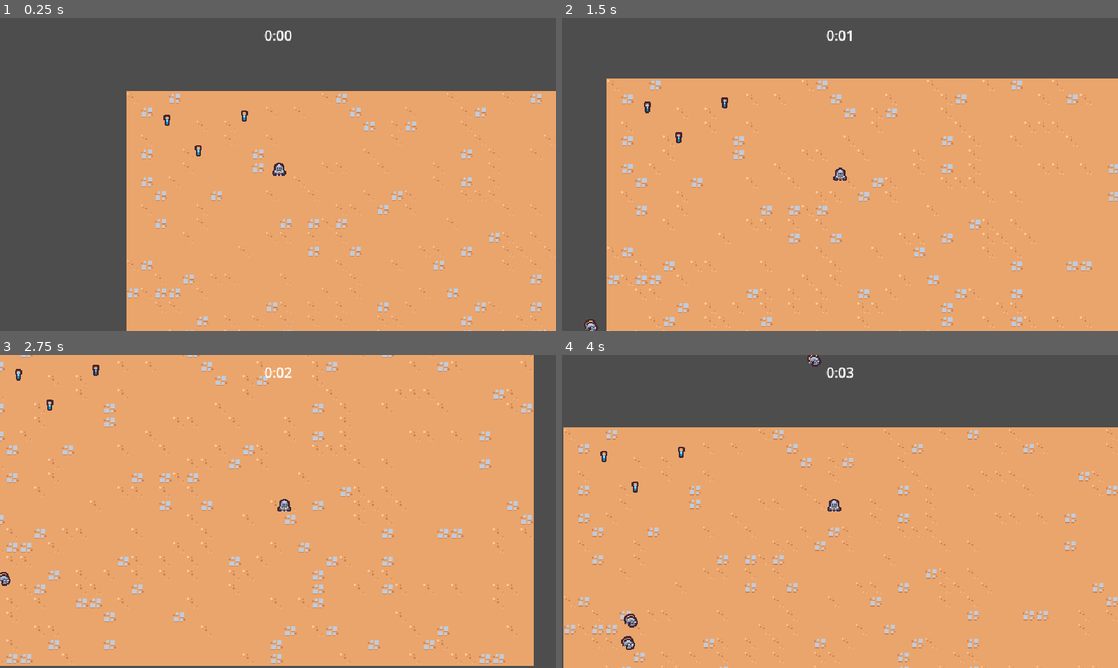
Above: before the commit, frames 1-4 (two rows, left to right).
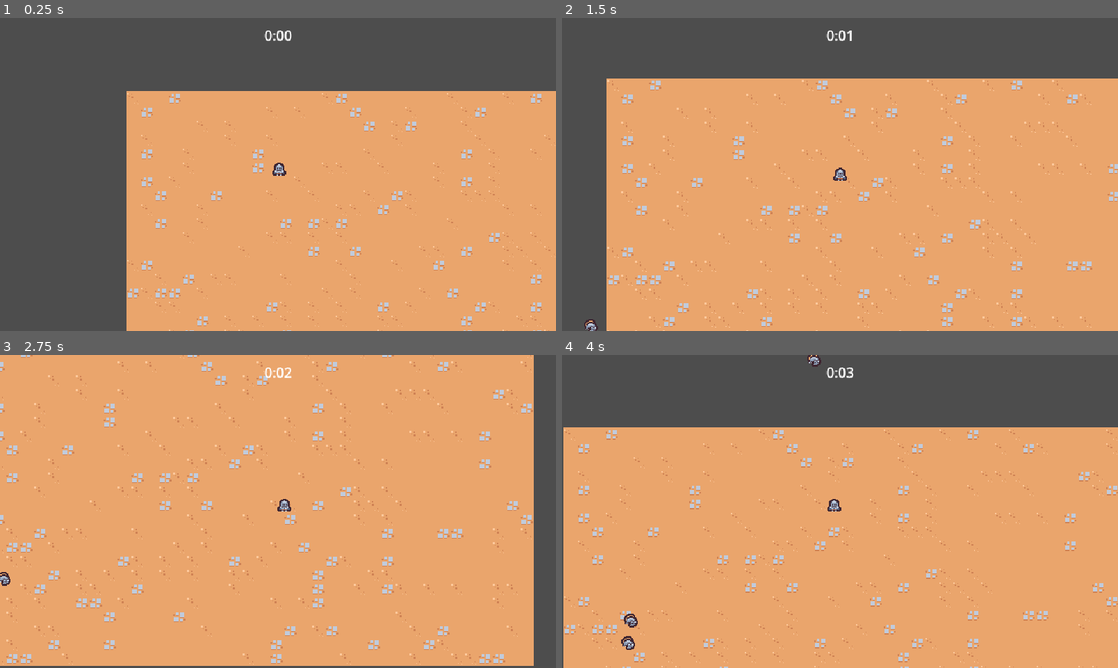
Above: after the commit, the same moments.

Repository: yueqianjian/survivors
Game: Godot game, scene res://scenes/main/main.tscn
Same seed, same stepped clock (60 frames per second), same inputs: the game is played once before the commit and once after it.
Inputs:
- Up to frame 1 (0.25 s): no input
- Up to frame 2 (1.5 s): hold D (move_right) 0.53-1.28 s; hold S (move_down) from 1.28 s (still down)
- Up to frame 3 (2.75 s): release S (move_down) at 2.03 s; hold D (move_right) from 2.03 s (still down)
- Up to frame 4 (4 s): release D (move_right) at 2.78 s; hold W (move_up) 2.78-3.53 s; hold A (move_left) from 3.53 s (still down)

The runs differ from the first frame. In frame 1, 0.1% of the frame differs, in the area x 29-45%, y 29-45%; in frame 2, 0.1%, in the area x 14-30%, y 25-40%; in frame 3, 0.1%; in frame 4, 0.1%.

Commit message:
item drop

Diff:
--- /dev/null
+++ b/scenes/components/health_component.gd
@@ -0,0 +1,23 @@
+extends Node
+
+class_name HealthComponent
+
+signal died
+
+@export var max_health: float = 10
+var current_health: float
+
+
+func _ready():
+	current_health = max_health
+
+
+func damage(damage_amount: float):
+	current_health = max(current_health - damage_amount, 0)
+	Callable(checkDeath).call_deferred()
+
+
+func checkDeath():
+	if current_health == 0:
+		died.emit()
+		owner.queue_free()
--- /dev/null
+++ b/scenes/components/health_component.tscn
@@ -0,0 +1,6 @@
+[gd_scene load_steps=2 format=3 uid="uid://dosq5swicn2hq"]
+
+[ext_resource type="Script" path="res://scenes/components/health_component.gd" id="1_eq7in"]
+
+[node name="HealthComponent" type="Node"]
+script = ExtResource("1_eq7in")
--- /dev/null
+++ b/scenes/components/vial_drop_component.gd
@@ -0,0 +1,24 @@
+extends Node
+
+@export_range(0, 1) var drop_percent: float = 0.5
+@export var vial_scene: PackedScene
+@export var health_component: Node
+
+
+func _ready():
+	(health_component as HealthComponent).died.connect(on_died)
+
+
+func on_died():
+	if randf() < drop_percent:
+		return
+
+	if vial_scene == null:
+		return
+
+	if not owner is Node2D:
+		return
+
+	var vial_instance = vial_scene.instantiate() as Node2D
+	owner.get_parent().add_child(vial_instance)
+	vial_instance.global_position = (owner as Node2D).global_position
--- /dev/null
+++ b/scenes/components/vial_drop_component.tscn
@@ -0,0 +1,6 @@
+[gd_scene load_steps=2 format=3 uid="uid://dcou8fwl75qeq"]
+
+[ext_resource type="Script" path="res://scenes/components/vial_drop_component.gd" id="1_se2km"]
+
+[node name="VialDropComponent" type="Node"]
+script = ExtResource("1_se2km")
--- a/scenes/game_object/basic_enemy/basic_enemy.gd
+++ b/scenes/game_object/basic_enemy/basic_enemy.gd
@@ -1,4 +1,6 @@
 extends CharacterBody2D
+
+@onready var health_copment: HealthComponent = $HealthComponent
 
 const MAX_SPEED = 40
 
@@ -16,4 +18,4 @@
 
 
 func _on_area_2d_area_entered(area):
-	queue_free()
+	health_copment.damage(100)
--- a/scenes/game_object/basic_enemy/basic_enemy.tscn
+++ b/scenes/game_object/basic_enemy/basic_enemy.tscn
@@ -1,7 +1,10 @@
-[gd_scene load_steps=5 format=3]
+[gd_scene load_steps=8 format=3 uid="uid://3x1mpk1bx162"]
 
 [ext_resource type="Texture2D" uid="uid://52hc07lpghu3" path="res://scenes/game_object/basic_enemy/basic_enemy.png" id="1_8ds36"]
 [ext_resource type="Script" path="res://scenes/game_object/basic_enemy/basic_enemy.gd" id="1_hjqwa"]
+[ext_resource type="PackedScene" uid="uid://dosq5swicn2hq" path="res://scenes/components/health_component.tscn" id="2_k84v0"]
+[ext_resource type="PackedScene" uid="uid://dcou8fwl75qeq" path="res://scenes/components/vial_drop_component.tscn" id="3_7283y"]
+[ext_resource type="PackedScene" uid="uid://dx55ativj2coi" path="res://scenes/game_object/experience_vial/experience_vial.tscn" id="4_hj3go"]
 
 [sub_resource type="CircleShape2D" id="CircleShape2D_fk788"]
 radius = 12.0
@@ -15,6 +18,12 @@
 motion_mode = 1
 script = ExtResource("1_hjqwa")
 metadata/_edit_group_ = true
+
+[node name="HealthComponent" parent="." instance=ExtResource("2_k84v0")]
+
+[node name="VialDropComponent" parent="." node_paths=PackedStringArray("health_component") instance=ExtResource("3_7283y")]
+vial_scene = ExtResource("4_hj3go")
+health_component = NodePath("../HealthComponent")
 
 [node name="Area2D" type="Area2D" parent="."]
 collision_layer = 0
--- a/scenes/main/main.tscn
+++ b/scenes/main/main.tscn
@@ -7,7 +7,6 @@
 [ext_resource type="PackedScene" uid="uid://c67vw0ey625wj" path="res://scenes/manager/experience_manager.tscn" id="4_n03i3"]
 [ext_resource type="Texture2D" uid="uid://beil7ruqv3gta" path="res://assets/environment/tilemap_packed.png" id="5_ss15h"]
 [ext_resource type="PackedScene" uid="uid://c2w0t7fojh286" path="res://scenes/game_object/player/player.tscn" id="6_j760q"]
-[ext_resource type="PackedScene" uid="uid://dx55ativj2coi" path="res://scenes/game_object/experience_vial/experience_vial.tscn" id="7_hhw6o"]
 
 [sub_resource type="TileSetAtlasSource" id="TileSetAtlasSource_4duby"]
 texture = ExtResource("5_ss15h")
@@ -73,12 +72,3 @@
 
 [node name="Player" parent="." instance=ExtResource("6_j760q")]
 position = Vector2(176, 97)
-
-[node name="ExperienceVial" parent="." instance=ExtResource("7_hhw6o")]
-position = Vector2(83, 68)
-
-[node name="ExperienceVial2" parent="." instance=ExtResource("7_hhw6o")]
-position = Vector2(47, 33)
-
-[node name="ExperienceVial3" parent="." instance=ExtResource("7_hhw6o")]
-position = Vector2(136, 28)
--- a/scenes/manager/experience_manager.gd
+++ b/scenes/manager/experience_manager.gd
@@ -9,7 +9,6 @@
 
 func increment_experience(number: float):
 	current_experience += number
-	print(current_experience)
 
 
 func on_experience_vial_collected(number: float):
Not shown: 1 places in scenes/main/main.tscn that only renumber resources
